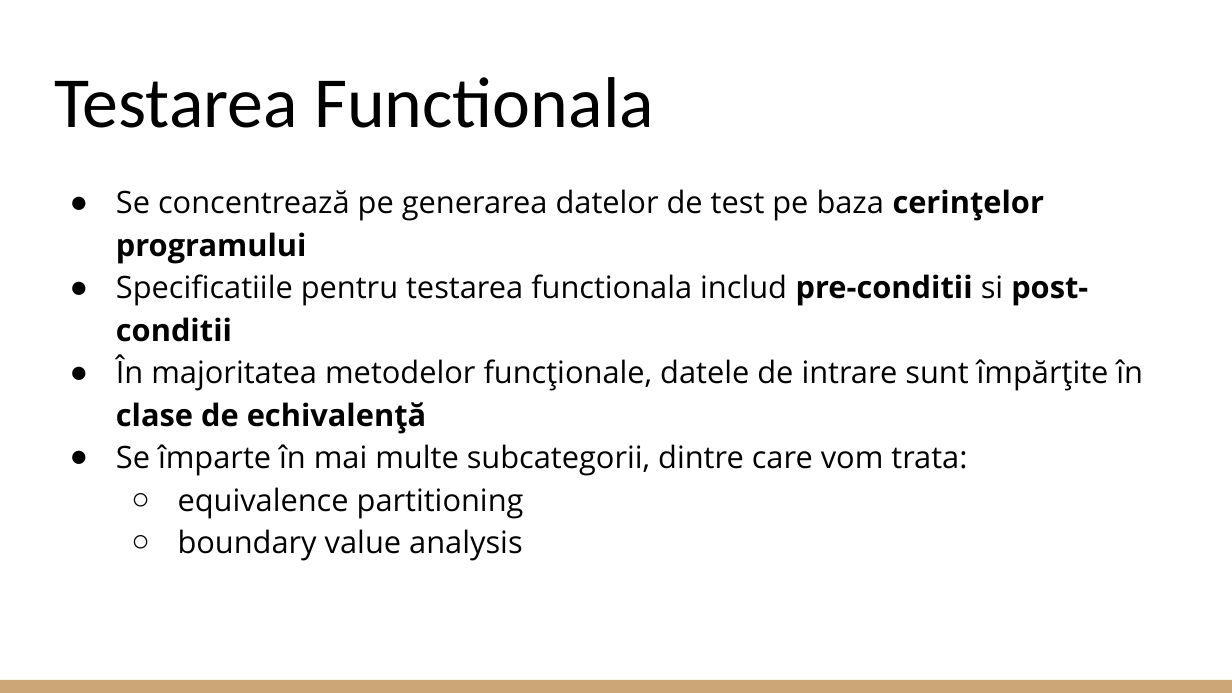
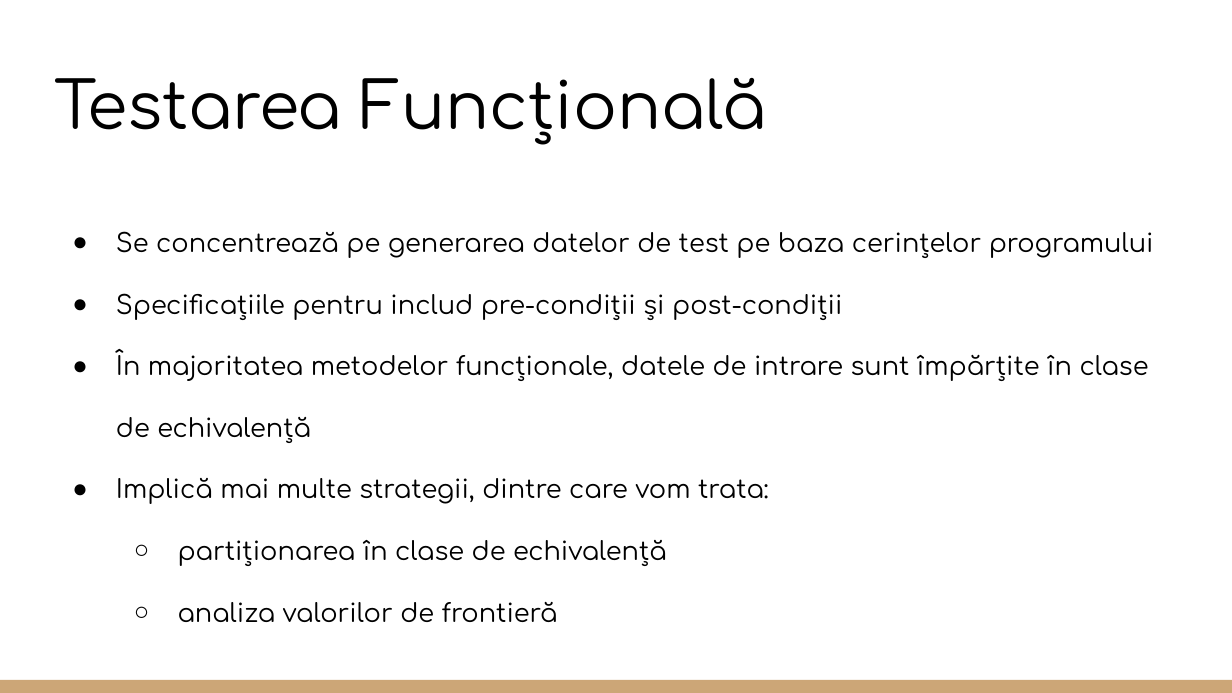
Before and after one commit to CoCodrilo1710/Proiect_TSS, a slide deck: slide 5 of Testare Unitara in Java.pptx (slide 3 before the commit). Drawn at 1232x693 pixels with LibreOffice and Linux fonts; fonts in the diff are those of the drawing. Boxes give left, top, right and bottom in pixels: in the first picture for what was removed or moved away, otherwise in the second. Text is boxed around its words. In the diff, an @@ line names an element or a change of style, - is before the commit and + after.

```diff
--- a/Testare Unitara in Java.pptx
+++ b/Testare Unitara in Java.pptx
@@ title at (x1=54, y1=78, x2=767, y2=145): text changed; size 42 to 38 pt; font Calibri to Comfortaa @@
-Testarea Functionala
+Testarea Funcțională
@@ text "Se concentrează pe generarea datelor ..." moved from (x1=116, y1=189, x2=1143, y2=561) to (x1=116, y1=231, x2=1154, y2=622) @@
@@ text at (x1=116, y1=231, x2=1154, y2=443): size 18 to 15 pt, font Open Sans to Comfortaa in "Se concentrează pe generarea datelor de test ...", "În majoritatea metodelor funcționale, datele de intrare ..."; bold off in "cerințelor programului", "clase de echivalență"; indent changed; line spacing 1.15 to 2 @@
@@ text at (x1=116, y1=293, x2=842, y2=320): text changed; size 18 to 15 pt; font Open Sans to Comfortaa @@
-● Specificatiile pentru testarea functionala includ pre-conditii si post-conditii
+● Specificațiile pentru includ pre-condiții și post-condiții
@@ text at (x1=116, y1=478, x2=769, y2=622): text changed; size 18 to 15 pt; font Open Sans to Comfortaa @@
-● Se împarte în mai multe subcategorii, dintre care vom trata:
-  ○ equivalence partitioning
-  ○ boundary value analysis
+● Implică mai multe strategii, dintre care vom trata:
+  ○ partiționarea în clase de echivalență
+  ○ analiza valorilor de frontieră
```
Also in this commit, not shown: 24 other slides changed, 19 slides added, 4 slides removed.
